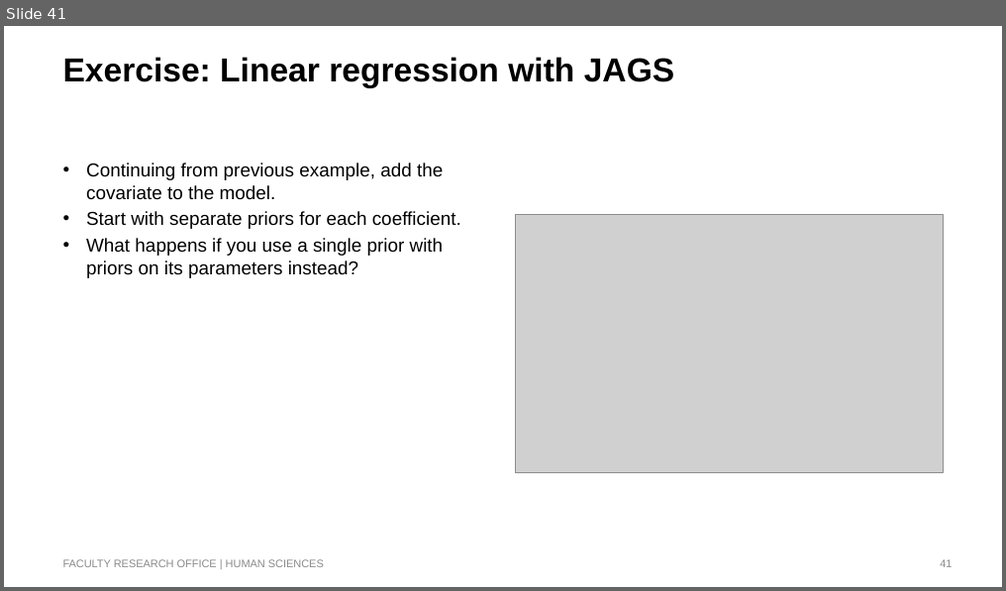
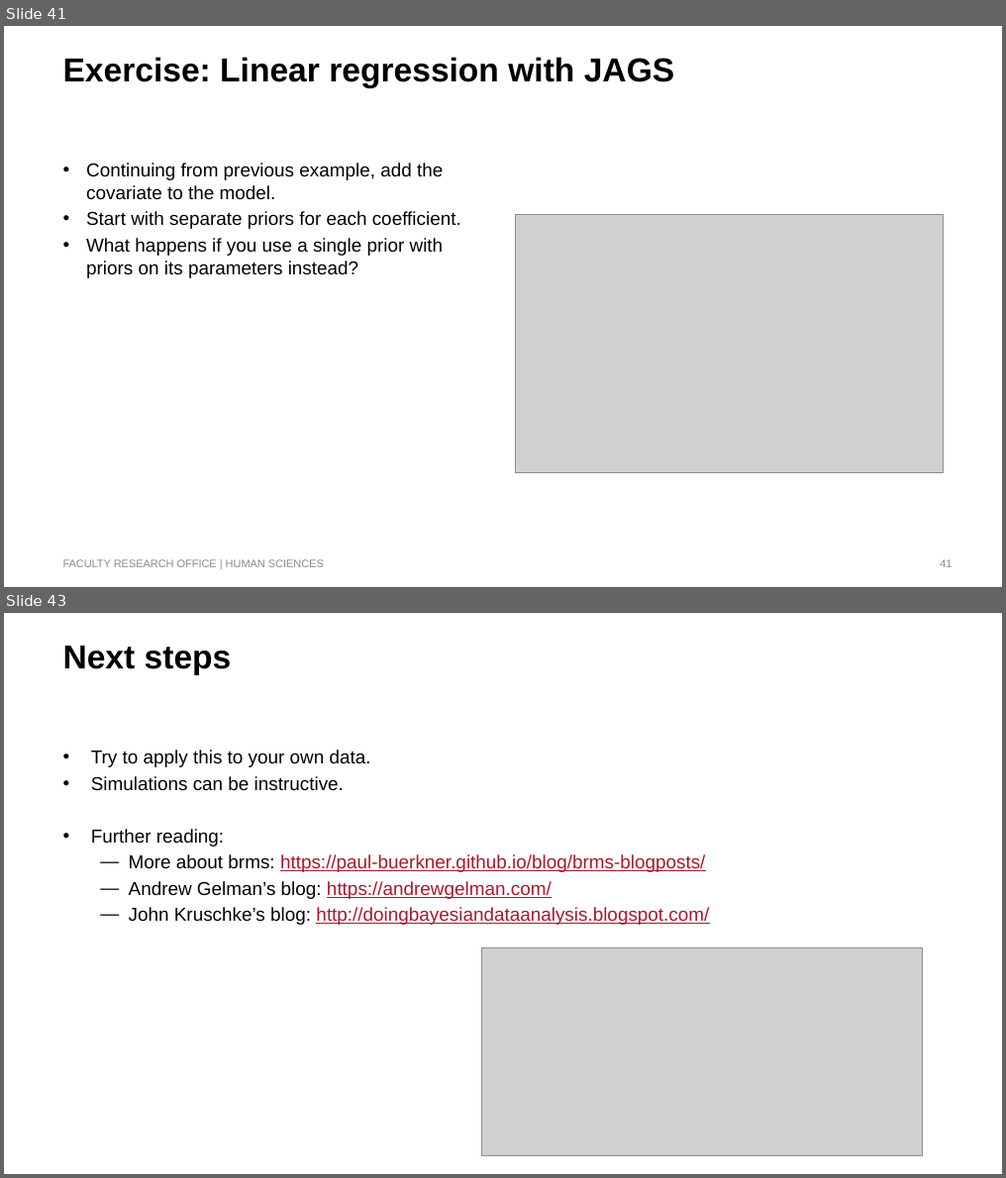
Before and after one commit to humburg/bayesian-data-analysis-in-r, a slide deck: Bayesian Data Analysis in R.pptx. Shown one above the other, each under a label of ours: slide 41 before the commit, slides 41 and 43 after it; the slides between them are not shown. The pictures are 1006x591 and 1006x1178 pixels, drawn with LibreOffice and Linux fonts; fonts in the diff are those of the drawing; grey boxes stand for pictures; background and template pictures are left out. Boxes give left, top, right and bottom in pixels: in the first picture for what was removed or moved away, otherwise in the second. Text is boxed around its words. In the diff, an @@ line names an element or a change of style, - is before the commit and + after.

Commit message:
Update slides

```diff
--- a/Bayesian Data Analysis in R.pptx
+++ b/Bayesian Data Analysis in R.pptx
@@ slide 43 added at <box>4,613,1002,1174</box>, background #FFFFFF @@
@@ title added at <box>63,646,232,675</box>, 32 pt, text #000000, bold @@
+Next steps
@@ text added at <box>91,750,709,925</box>, 18 pt, text #000000 @@
+• Try to apply this to your own data.
+• Simulations can be instructive.
+• Further reading:
+  ― More about brms: https://paul-buerkner.github.io/blog/brms-blogposts/
+  ― Andrew Gelman’s blog: https://andrewgelman.com/
+  ― John Kruschke’s blog: http://doingbayesiandataanalysis.blogspot.com/
@@ picture added at <box>482,949,923,1156</box> @@
```
Also in this commit, not shown: 2 slides changed, 1 other slide added.
